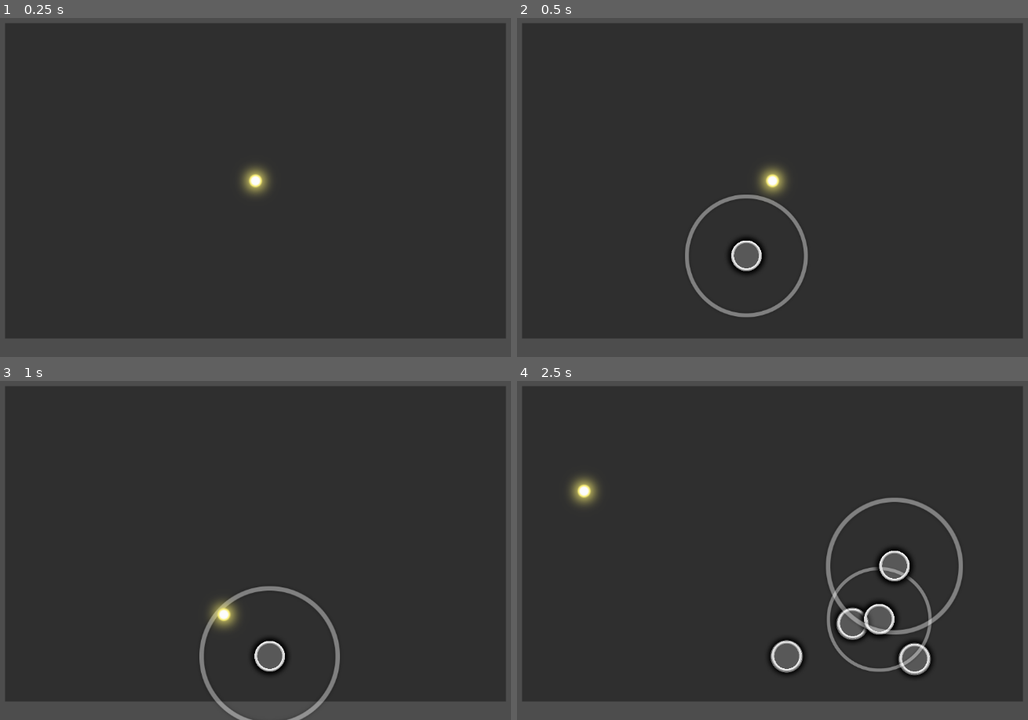
Above: before the commit, frames 1-4 (two rows, left to right).
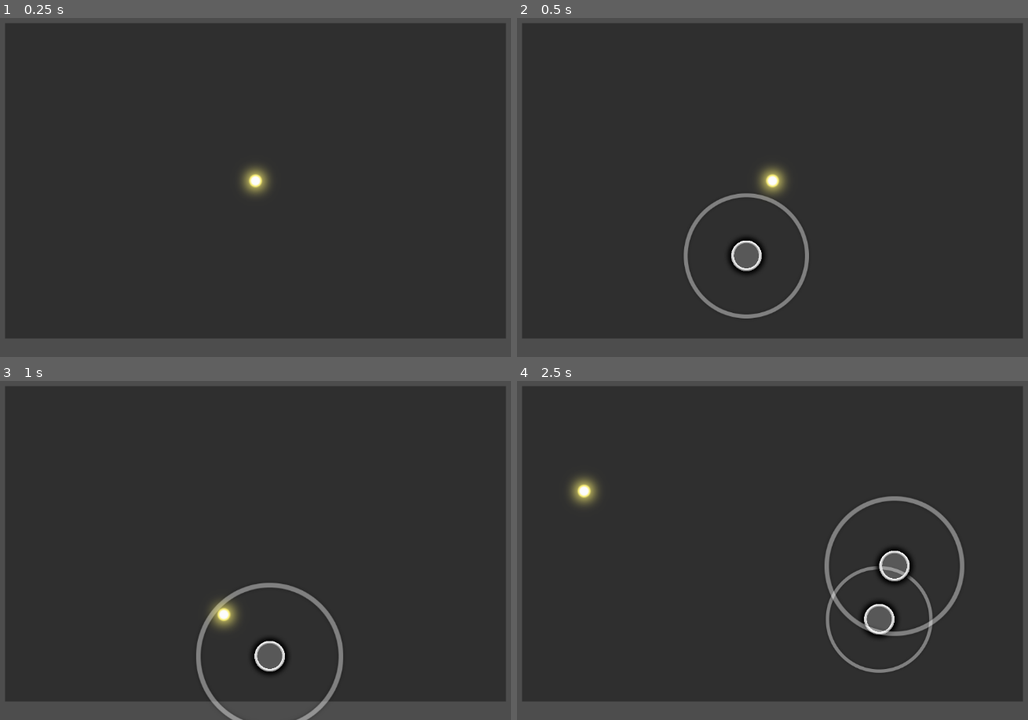
Above: after the commit, the same moments.

Repository: naixsu/Osu-Thingy
Game: Godot game, scene res://Scenes/Main.tscn
Same seed, same stepped clock (60 frames per second), same inputs: the game is played once before the commit and once after it. Sound files missing from this copy of the repository are replaced by a short silence.
Inputs (mouse positions are in pixels of both pictures, inside the frame that each line leads up to):
- Up to frame 1 (0.25 s): no input
- Up to frame 2 (0.5 s): no input
- Up to frame 3 (1 s): move the mouse to (224, 614) at 0.52 s
- Up to frame 4 (2.5 s): move the mouse to (961, 597) at 1.27 s; move the mouse to (583, 489) at 2.02 s

Frame 1 is identical in both runs. In frame 2, 0.7% of the frame differs, in the area x 32-58%, y 51-89%; in frame 3, 1.5%; in frame 4, 2.8%, in the area x 49-88%, y 34-88%.

Commit message:
fix a bit of the hit timing

Diff:
--- a/Scenes/Cursor.tscn
+++ b/Scenes/Cursor.tscn
@@ -26,5 +26,9 @@
 stream = ExtResource("3_4do07")
 volume_db = -10.0
 
+[node name="HitTimer" type="Timer" parent="."]
+wait_time = 0.1
+one_shot = true
+
 [connection signal="area_entered" from="Area2D" to="." method="_on_area_2d_area_entered"]
 [connection signal="area_exited" from="Area2D" to="." method="_on_area_2d_area_exited"]
--- a/Scenes/Note.tscn
+++ b/Scenes/Note.tscn
@@ -30,7 +30,6 @@
 [node name="Timers" type="Node" parent="."]
 
 [node name="QueueFreeTimer" type="Timer" parent="Timers"]
-wait_time = 2.0
 one_shot = true
 
 [node name="ApproachCircleTimer" type="Timer" parent="Timers"]
--- a/Scripts/Cursor.gd
+++ b/Scripts/Cursor.gd
@@ -1,5 +1,6 @@
 extends Node2D
 
 @onready var audio = $AudioStreamPlayer2D
+@onready var hitTimer = $HitTimer
 
 var mouseInArea : bool = false
--- a/Scripts/Main.gd
+++ b/Scripts/Main.gd
@@ -30,7 +30,7 @@
 var slider : bool = false
 var sliderIndex : int = 0
 var sliderObj : Dictionary
-var hitObjStart : float = 607.0
+var hitObjStart : float = 588.0
 
 # Called when the node enters the scene tree for the first time.
 func _ready():
@@ -63,12 +63,13 @@
 		print("Stop")
 		return
 
+
 	timeElapsed += delta
 	timeMS = int(timeElapsed * 1000)
 	var objTime = metadata["HitObjects"][index]["time"]
 	# using an offset here to start the approach circle
-	# 607ms is achieved by getting the time the moment a
-	# hitobject is visible in 1/16 beat
+	# 588 ms is achieved by getting the time the moment a
+	# hitobject is visible in 1/4 beat
 	var timeOffset = objTime - hitObjStart
 	timeDifference = abs(timeMS - timeOffset)
 
--- a/Scripts/Note.gd
+++ b/Scripts/Note.gd
@@ -7,11 +7,11 @@
 var clickable : bool = false
 var approachRate : float = 0.0
 var mouseInArea : bool = false
+var cursor : Node2D
 
 func _process(_delta):
 	if mouseInArea and clickable:
-		SoundManager.hitSound.play()
-		queue_free()
+		hit_note()
 
 func _physics_process(_delta):
 	var timer_progress = 1.0 - (approachCircleTimer.time_left / approachCircleTimer.wait_time)
@@ -25,14 +25,23 @@
 		#queue_free()
 	if area.get_parent().is_in_group("Cursor"):
 		mouseInArea = true
+		cursor = area.get_parent()
 
 func _on_queue_free_timer_timeout():
 	queue_free()
 
 func _on_approach_circle_timer_timeout():
 	clickable = true
+	#play_hitsound()
 
 
 func _on_area_2d_area_exited(area):
 	if area.get_parent().is_in_group("Cursor"):
 		mouseInArea = false
+		area = null
+
+func hit_note():
+	if cursor.hitTimer.is_stopped():
+		cursor.hitTimer.start()
+		SoundManager.hitSound.play()
+		queue_free()
